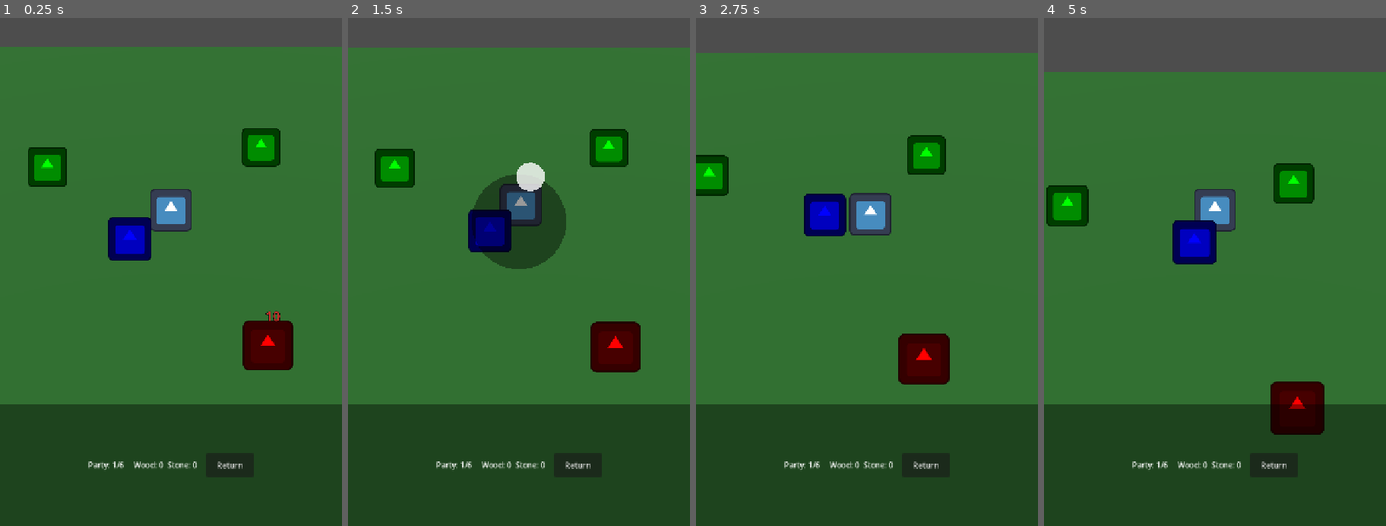
Above: before the commit, frames 1-4 (left to right).
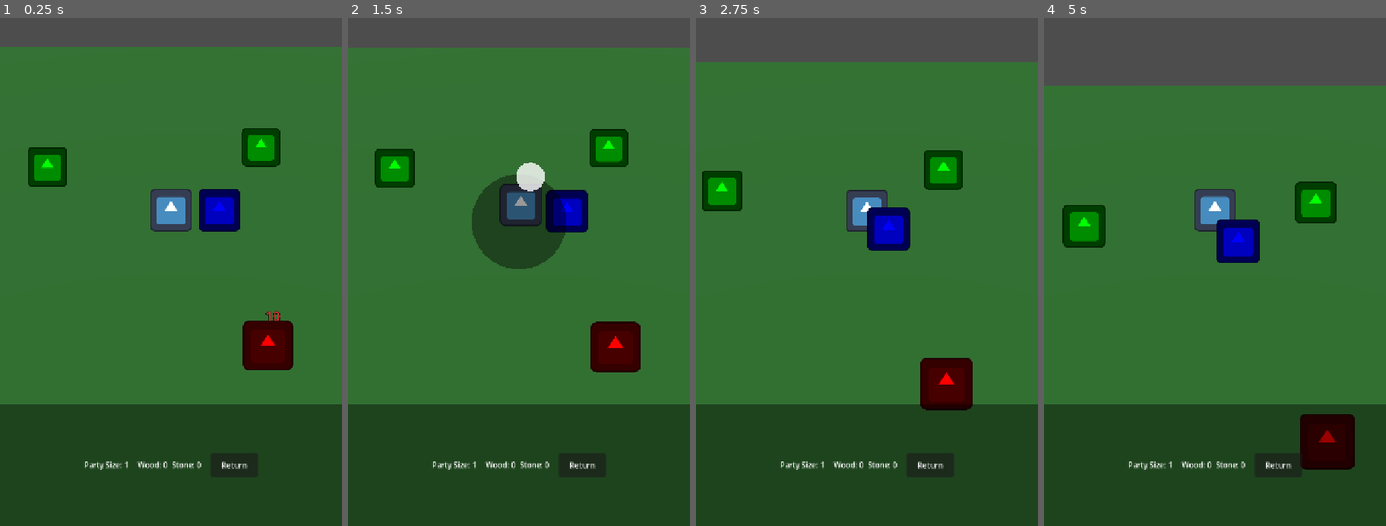
Above: after the commit, the same moments.

Repository: Usobanana/antigravity-prototype_TOH
Game: Godot game, scene res://scenes/levels/Field.tscn
The game is run twice, just before and just after one commit, with the same random seed, the same clock (stepped at 60 frames per second) and the same inputs. The engine's default icon, where the game draws it, is replaced by a stand-in: a white triangle on a blue panel in a dark square.
Inputs (mouse positions are in pixels of both pictures, inside the frame that each line leads up to):
- Up to frame 1 (0.25 s): no input
- Up to frame 2 (1.5 s): click "Return" at 0.5 s; tap Enter at 1.25 s; drag from (519, 221) to (553, 89) at 1.27 s
- Up to frame 3 (2.75 s): drag from (798, 251) to (849, 343) at 2.02 s
- Up to frame 4 (5 s): move the mouse to (1249, 89) at 2.77 s; click (1249, 89) at 2.92 s; tap Space at 3.5 s; drag from (1197, 343) to (1112, 129) at 3.52 s; move the mouse to (1317, 312) at 4.27 s; click (1317, 312) at 4.42 s

The runs differ from the first frame. In frame 1, 2.5% of the frame differs, in the area x 24-76%, y 33-91%; in frame 2, 2.5%; in frame 3, 9.6%; in frame 4, 11%, in the area x 0-100%, y 10-91%.

Commit message:
Phase 4: Base expansion and Meta-progression systems

Diff:
--- a/antigravity-prototype-toh/project.godot
+++ b/antigravity-prototype-toh/project.godot
@@ -15,6 +15,10 @@
 config/features=PackedStringArray("4.6", "Mobile")
 config/icon="res://icon.svg"
 
+[autoload]
+
+GameStateManager="*res://scripts/autoload/game_state_manager.gd"
+
 [display]
 
 window/size/viewport_width=720
--- a/antigravity-prototype-toh/scenes/levels/Base.tscn
+++ b/antigravity-prototype-toh/scenes/levels/Base.tscn
@@ -1,8 +1,9 @@
-[gd_scene load_steps=5 format=3]
+[gd_scene load_steps=6 format=3]
 
 [ext_resource type="PackedScene" path="res://scenes/actors/Player.tscn" id="1_player"]
 [ext_resource type="PackedScene" path="res://scenes/actors/CameraController.tscn" id="2_cam"]
 [ext_resource type="PackedScene" path="res://scenes/ui/HUD.tscn" id="3_hud"]
+[ext_resource type="PackedScene" path="res://scenes/objects/Facility.tscn" id="4_fac"]
 
 [sub_resource type="BoxShape3D" id="BoxShape3D_floor"]
 size = Vector3(15, 1, 15)
@@ -33,3 +34,17 @@
 [node name="CameraController" parent="." instance=ExtResource("2_cam")]
 
 [node name="HUD" parent="." instance=ExtResource("3_hud")]
+
+[node name="Facilities" type="Node3D" parent="."]
+
+[node name="Tent" parent="Facilities" instance=ExtResource("4_fac")]
+transform = Transform3D(1, 0, 0, 0, 1, 0, 0, 0, 1, 3, 0, -3)
+facility_name = "Tent"
+base_cost_wood = 10
+base_cost_stone = 5
+
+[node name="Camp" parent="Facilities" instance=ExtResource("4_fac")]
+transform = Transform3D(1, 0, 0, 0, 1, 0, 0, 0, 1, -3, 0, -3)
+facility_name = "Camp"
+base_cost_wood = 15
+base_cost_stone = 10
--- a/antigravity-prototype-toh/scenes/levels/Field.tscn
+++ b/antigravity-prototype-toh/scenes/levels/Field.tscn
@@ -5,8 +5,8 @@
 [ext_resource type="PackedScene" path="res://scenes/ui/HUD.tscn" id="3_hud"]
 [ext_resource type="PackedScene" path="res://scenes/objects/Tree.tscn" id="4_tree"]
 [ext_resource type="PackedScene" path="res://scenes/actors/Enemy.tscn" id="5_enemy"]
-[ext_resource type="PackedScene" path="res://scenes/actors/Follower.tscn" id="6_follower"]
 [ext_resource type="PackedScene" path="res://scenes/objects/Spawner.tscn" id="7_spawner"]
+[ext_resource type="Script" path="res://scripts/components/field.gd" id="8_field"]
 
 [sub_resource type="BoxShape3D" id="BoxShape3D_floor"]
 size = Vector3(20, 1, 20)
@@ -15,6 +15,7 @@
 albedo_color = Color(0.2, 0.5, 0.2, 1)
 
 [node name="Field" type="Node3D"]
+script = ExtResource("8_field")
 
 [node name="DirectionalLight3D" type="DirectionalLight3D" parent="."]
 transform = Transform3D(0.707107, -0.5, 0.5, 0, 0.707107, 0.707107, -0.707107, -0.5, 0.5, 0, 10, 0)
@@ -40,9 +41,6 @@
 
 [node name="Allies" type="Node3D" parent="."]
 
-[node name="Follower1" parent="Allies" instance=ExtResource("6_follower")]
-transform = Transform3D(1, 0, 0, 0, 1, 0, 0, 0, 1, -2, 0, 2)
-
 [node name="Enemies" type="Node3D" parent="."]
 
 [node name="EnemySpawner1" parent="Enemies" instance=ExtResource("7_spawner")]
--- /dev/null
+++ b/antigravity-prototype-toh/scenes/objects/Facility.tscn
@@ -0,0 +1,29 @@
+[gd_scene load_steps=5 format=3]
+
+[ext_resource type="Script" path="res://scripts/components/facility.gd" id="1_fac"]
+[ext_resource type="Texture2D" uid="uid://cx61xx" path="res://icon.svg" id="2_tex"]
+
+[sub_resource type="CylinderShape3D" id="CylinderShape3D_fac"]
+radius = 1.5
+height = 1.0
+
+[node name="Facility" type="Area3D"]
+script = ExtResource("1_fac")
+
+[node name="CollisionShape3D" type="CollisionShape3D" parent="."]
+shape = SubResource("CylinderShape3D_fac")
+
+[node name="Sprite3D" type="Sprite3D" parent="."]
+transform = Transform3D(1, 0, 0, 0, 1, 0, 0, 0, 1, 0, 1, 0)
+modulate = Color(0.2, 0.2, 0.8, 1)
+pixel_size = 0.03
+billboard = 1
+texture = ExtResource("2_tex")
+
+[node name="Label3D" type="Label3D" parent="."]
+transform = Transform3D(1, 0, 0, 0, 1, 0, 0, 0, 1, 0, 2.5, 0)
+billboard = 1
+text = "Facility Lv.1
+Cost: Wood 10 / Stone 5"
+font_size = 48
+outline_size = 12
--- a/antigravity-prototype-toh/scenes/ui/HUD.tscn
+++ b/antigravity-prototype-toh/scenes/ui/HUD.tscn
@@ -61,4 +61,22 @@
 size_flags_vertical = 4
 text = "Return"
 
+[node name="UpgradeButton" type="Button" parent="UIContainer"]
+visible = false
+custom_minimum_size = Vector2(150, 60)
+layout_mode = 1
+anchors_preset = 8
+anchor_left = 0.5
+anchor_top = 0.5
+anchor_right = 0.5
+anchor_bottom = 0.5
+offset_left = -75.0
+offset_top = 50.0
+offset_right = 75.0
+offset_bottom = 110.0
+grow_horizontal = 2
+grow_vertical = 2
+theme_override_font_sizes/font_size = 24
+text = "Upgrade"
+
 [node name="VirtualPad" parent="." instance=ExtResource("2_vpad")]
--- /dev/null
+++ b/antigravity-prototype-toh/scripts/autoload/game_state_manager.gd
@@ -0,0 +1,32 @@
+extends Node
+
+signal resources_changed(wood: int, stone: int)
+
+var wood: int = 0
+var stone: int = 0
+
+var max_party_size: int = 1
+var player_damage_bonus: int = 0
+
+func add_wood(amount: int) -> void:
+	wood += amount
+	resources_changed.emit(wood, stone)
+
+func add_stone(amount: int) -> void:
+	stone += amount
+	resources_changed.emit(wood, stone)
+
+func spend_resources(cost_wood: int, cost_stone: int) -> bool:
+	if wood >= cost_wood and stone >= cost_stone:
+		wood -= cost_wood
+		stone -= cost_stone
+		resources_changed.emit(wood, stone)
+		return true
+	return false
+
+# 拠点拡張関連のアップグレード
+func upgrade_party_size() -> void:
+	max_party_size += 1
+
+func upgrade_damage() -> void:
+	player_damage_bonus += 5
--- /dev/null
+++ b/antigravity-prototype-toh/scripts/components/facility.gd
@@ -0,0 +1,67 @@
+extends Area3D
+class_name Facility
+
+@export var facility_name: String = "Tent"
+@export var base_cost_wood: int = 10
+@export var base_cost_stone: int = 5
+
+var current_level: int = 1
+
+@onready var label_3d = $Label3D
+@onready var upgrade_button_hud: Button = null
+
+func _ready() -> void:
+	_update_label()
+	body_entered.connect(_on_body_entered)
+	body_exited.connect(_on_body_exited)
+
+func _update_label() -> void:
+	var req_wood = get_current_wood_cost()
+	var req_stone = get_current_stone_cost()
+	label_3d.text = "%s Lv.%d\nCost: Wood %d / Stone %d" % [facility_name, current_level, req_wood, req_stone]
+
+func get_current_wood_cost() -> int:
+	return base_cost_wood * current_level
+
+func get_current_stone_cost() -> int:
+	return base_cost_stone * current_level
+
+func _on_body_entered(body: Node3D) -> void:
+	if body.is_in_group("Player"):
+		_show_upgrade_ui()
+
+func _on_body_exited(body: Node3D) -> void:
+	if body.is_in_group("Player"):
+		_hide_upgrade_ui()
+
+func _show_upgrade_ui() -> void:
+	var huds = get_tree().get_nodes_in_group("HUD")
+	if huds.size() > 0:
+		var hud = huds[0]
+		if hud.has_method("show_upgrade_button"):
+			hud.show_upgrade_button(self)
+
+func _hide_upgrade_ui() -> void:
+	var huds = get_tree().get_nodes_in_group("HUD")
+	if huds.size() > 0:
+		var hud = huds[0]
+		if hud.has_method("hide_upgrade_button"):
+			hud.hide_upgrade_button()
+
+func try_upgrade() -> bool:
+	var req_wood = get_current_wood_cost()
+	var req_stone = get_current_stone_cost()
+
+	if GameStateManager.spend_resources(req_wood, req_stone):
+		current_level += 1
+		_apply_upgrade_effect()
+		_update_label()
+		return true
+	return false
+
+func _apply_upgrade_effect() -> void:
+	if facility_name == "Tent":
+		GameStateManager.upgrade_party_size()
+	elif facility_name == "Camp":
+		GameStateManager.upgrade_damage()
+	# 他の施設なら他のアップグレードを呼ぶ
--- /dev/null
+++ b/antigravity-prototype-toh/scripts/components/field.gd
@@ -0,0 +1,27 @@
+extends Node3D
+
+const FollowerScene = preload("res://scenes/actors/Follower.tscn")
+
+@onready var allies_container = $Allies
+@onready var player = $Player
+
+func _ready() -> void:
+	if not GameStateManager: return
+
+	# エディタで配置されているAlliesを一旦クリア（必要に応じて）
+	for child in allies_container.get_children():
+		child.queue_free()
+
+	# GameStateManagerのmax_party_size分だけFollowerを生成
+	# Playerの周囲に散らして配置する
+	var spawn_count = GameStateManager.max_party_size
+
+	for i in range(spawn_count):
+		var follower = FollowerScene.instantiate()
+		allies_container.add_child(follower)
+
+		# 位置を少しばらけさせる
+		var angle = i * (PI * 2.0 / spawn_count)
+		var offset = Vector3(cos(angle), 0, sin(angle)) * 2.0
+		if player:
+			follower.global_position = player.global_position + offset
--- a/antigravity-prototype-toh/scripts/components/hud.gd
+++ b/antigravity-prototype-toh/scripts/components/hud.gd
@@ -5,12 +5,17 @@
 @onready var party_label = $UIContainer/BottomArea/HBoxContainer/PartyLabel
 @onready var resource_label = $UIContainer/BottomArea/HBoxContainer/ResourceLabel
 @onready var return_button = $UIContainer/BottomArea/HBoxContainer/ReturnButton
+@onready var upgrade_button = $UIContainer/UpgradeButton
+
+var current_facility: Node3D = null
 
 func _ready() -> void:
 	if virtual_pad:
 		virtual_pad.stick_moved.connect(_on_stick_moved)
 	if return_button:
 		return_button.pressed.connect(_on_return_pressed)
+	if upgrade_button:
+		upgrade_button.pressed.connect(_on_upgrade_pressed)
 
 	# シーンに応じてボタンの文字を変更
 	if get_tree().current_scene and get_tree().current_scene.name == "Base":
@@ -18,10 +23,18 @@
 	else:
 		return_button.text = "Return"
 
-func update_party_count(current: int, max_val: int) -> void:
-	party_label.text = "Party: %d/%d" % [current, max_val]
+	# GameStateManagerからのリソース更新シグナルに接続
+	if GameStateManager:
+		GameStateManager.resources_changed.connect(_on_resources_changed)
+		_on_resources_changed(GameStateManager.wood, GameStateManager.stone)
 
-func update_resources(wood: int, stone: int) -> void:
+		# パーティ数の更新表示
+		update_party_count(GameStateManager.max_party_size)
+
+func update_party_count(max_val: int) -> void:
+	party_label.text = "Party Size: %d" % max_val
+
+func _on_resources_changed(wood: int, stone: int) -> void:
 	resource_label.text = "Wood: %d  Stone: %d" % [wood, stone]
 
 func _on_return_pressed() -> void:
@@ -31,6 +44,20 @@
 	else:
 		get_tree().change_scene_to_file("res://scenes/levels/Field.tscn")
 
+func _on_upgrade_pressed() -> void:
+	if current_facility and current_facility.has_method("try_upgrade"):
+		current_facility.try_upgrade()
+
+func show_upgrade_button(facility: Node3D) -> void:
+	current_facility = facility
+	if upgrade_button:
+		upgrade_button.visible = true
+
+func hide_upgrade_button() -> void:
+	current_facility = null
+	if upgrade_button:
+		upgrade_button.visible = false
+
 func _on_stick_moved(direction: Vector2) -> void:
 	var players = get_tree().get_nodes_in_group("Player")
 	if players.size() > 0:
--- a/antigravity-prototype-toh/scripts/components/player.gd
+++ b/antigravity-prototype-toh/scripts/components/player.gd
@@ -19,9 +19,6 @@
 
 var attack_timer: float = 0.0
 var gather_timer: float = 0.0
-
-var current_wood: int = 0
-var current_stone: int = 0
 
 var knockback_timer: float = 0.0
 var knockback_velocity: Vector3 = Vector3.ZERO
@@ -112,7 +109,10 @@
 					if target.has_method("take_damage"):
 						var hit_dir = target.global_position - global_position
 						hit_dir.y = 0
-						target.take_damage(attack_damage, hit_dir)
+						var total_damage = attack_damage
+						if GameStateManager:
+							total_damage += GameStateManager.player_damage_bonus
+						target.take_damage(total_damage, hit_dir)
 					attack_timer = attack_interval
 		State.GATHER:
 			if _get_closest_enemy() != null:
@@ -140,17 +140,10 @@
 						var success = target.gather()
 						if success:
 							if target.name.begins_with("Tree"):
-								current_wood += 1
+								GameStateManager.add_wood(1)
 							else:
-								current_stone += 1
-							_update_hud()
+								GameStateManager.add_stone(1)
 					gather_timer = gather_interval
-
-func _update_hud() -> void:
-	var huds = get_tree().get_nodes_in_group("HUD")
-	if huds.size() > 0:
-		if huds[0].has_method("update_resources"):
-			huds[0].update_resources(current_wood, current_stone)
 
 func _scan_surroundings() -> void:
 	if current_state == State.MOVE:
Not shown, added: antigravity-prototype-toh/scripts/components/floating_text.gd.uid
Not shown, added: antigravity-prototype-toh/scripts/components/spawner.gd.uid
